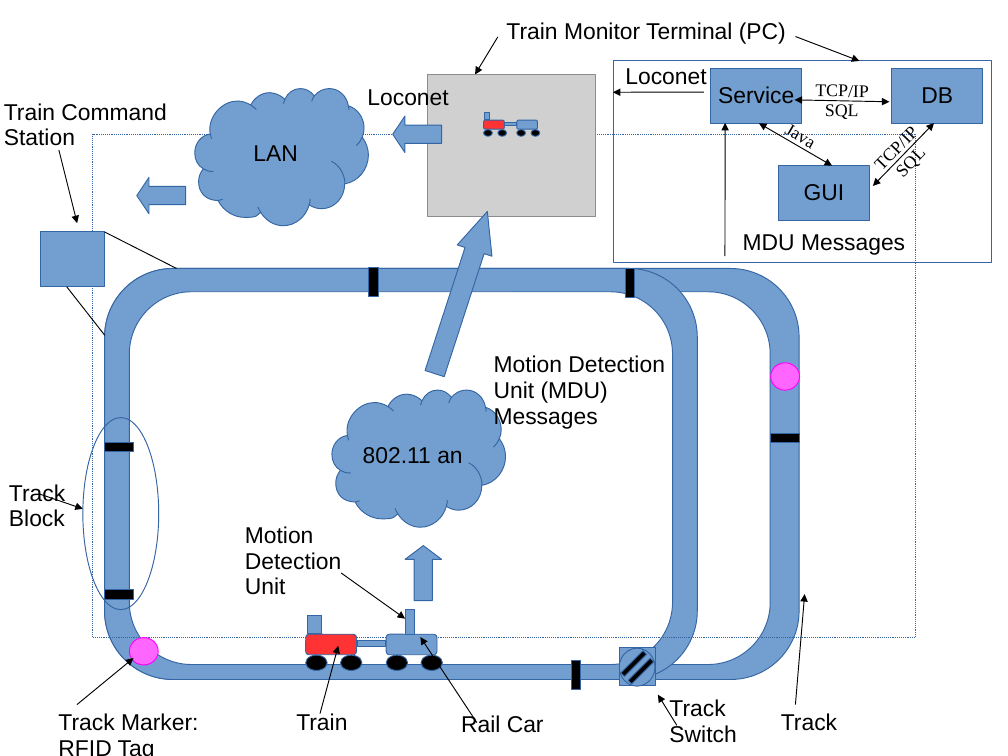
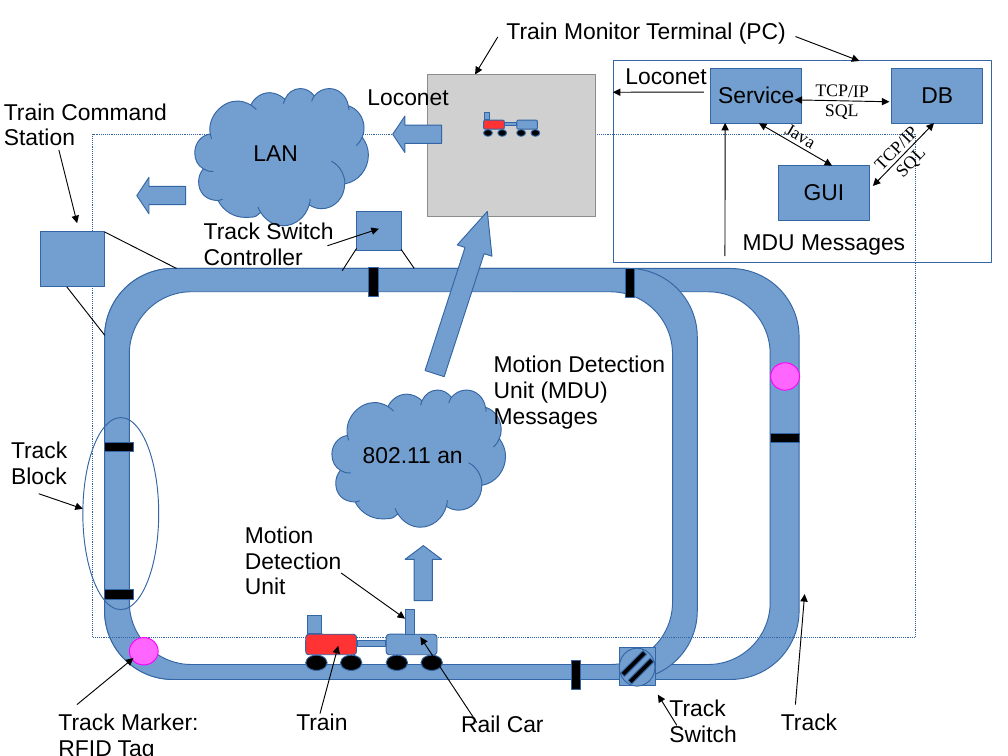
Before and after one commit to Rmadyun/CPE656TL, a slide deck: slide 2 of documentation/diagrams/Positive Train Control Test Bed Diagram.ppt. Drawn at 1008x756 pixels with LibreOffice and Linux fonts; fonts in the diff are those of the drawing; grey boxes stand for pictures. Boxes give left, top, right and bottom in pixels: in the first picture for what was removed or moved away, otherwise in the second. Text is boxed around its words. In the diff, an @@ line names an element or a change of style, - is before the commit and + after.

Commit message:
Updated diagrams to include test bed track switch controllers.

```diff
--- a/documentation/diagrams/Positive Train Control Test Bed Diagram.ppt
+++ b/documentation/diagrams/Positive Train Control Test Bed Diagram.ppt
@@ text added at box(204, 221, 333, 271), 18 pt, text #000000 @@
+Track Switch
+Controller
@@ arrow added from (327, 246) to (379, 229), #000000 0.74 pt @@
@@ rectangle added at box(357, 211, 402, 251), fill #729FCF, outline #3465A4 0.74 pt @@
@@ line added from (342, 271) to (357, 249), #000000 0.74 pt @@
@@ line added from (402, 250) to (414, 268), #000000 0.74 pt @@
@@ text "Track": place and size @@
-text "Track" at box(9, 484, 65, 527)
+text "Track" at box(11, 441, 67, 485)
```
Also in this commit, not shown: 1 other slide changed, 6 other files.
